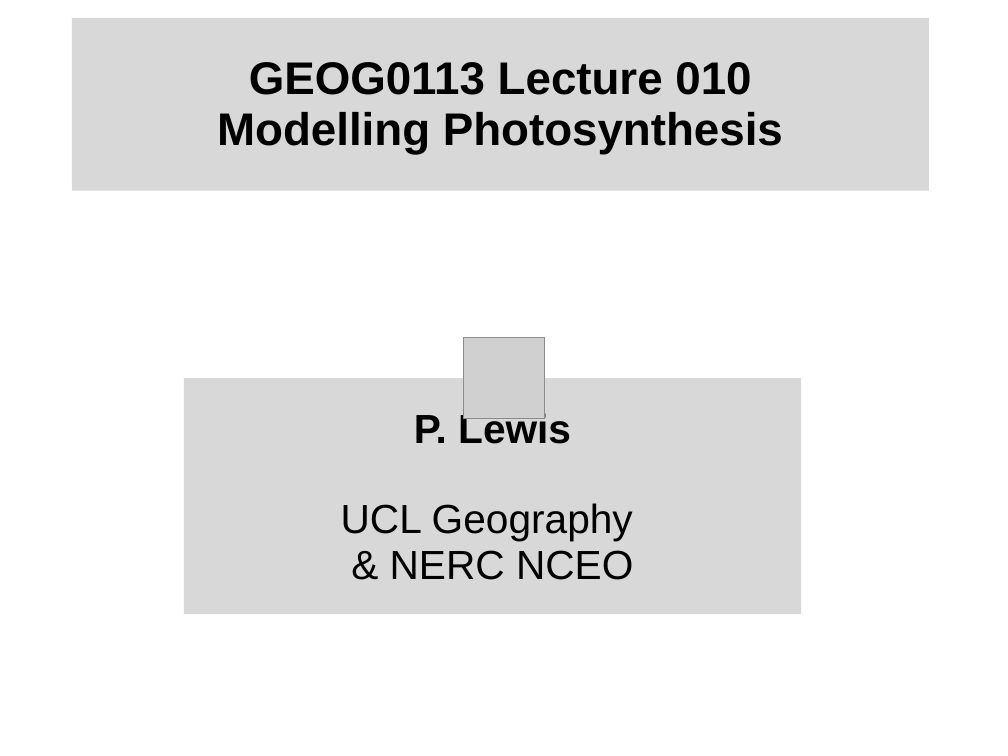
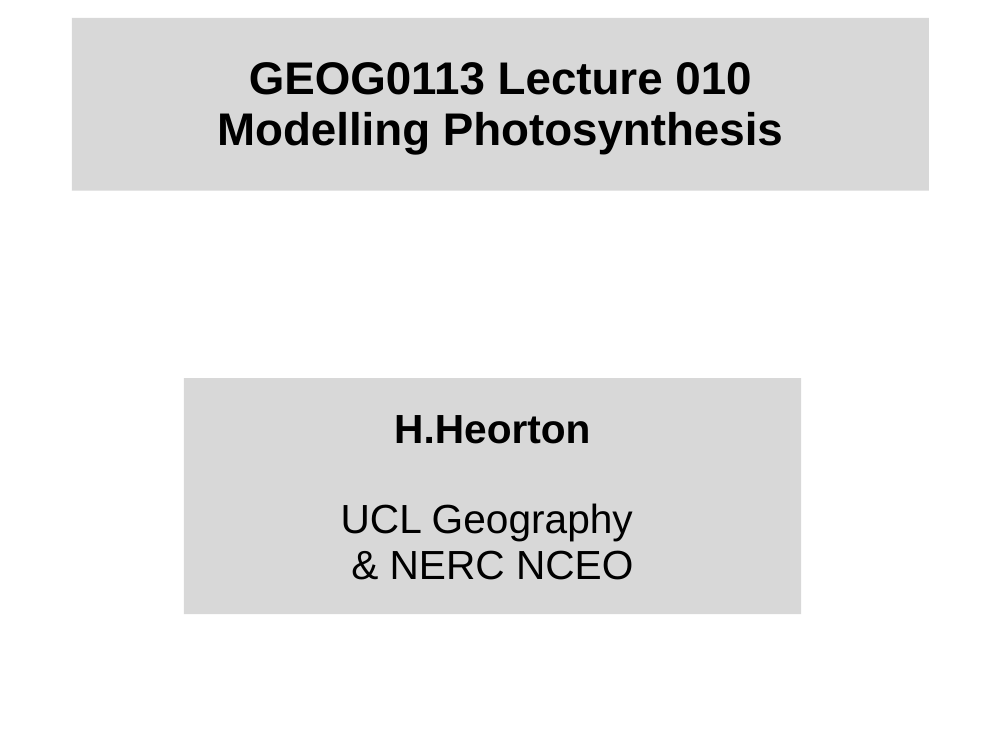
Before and after one commit to UCL-EO/geog0133, a slide deck: slide 1 of docs/ppt/GEOG0113-010.pptx. Drawn at 1008x756 pixels with LibreOffice and Linux fonts; fonts in the diff are those of the drawing; grey boxes stand for pictures; background and template pictures are left out. Boxes give left, top, right and bottom in pixels: in the first picture for what was removed or moved away, otherwise in the second. Text is boxed around its words. In the diff, an @@ line names an element or a change of style, - is before the commit and + after.

```diff
--- a/docs/ppt/GEOG0113-010.pptx
+++ b/docs/ppt/GEOG0113-010.pptx
@@ picture removed at (464, 338, 545, 419) @@
@@ subtitle at (394, 415, 590, 444): text changed @@
-P. Lewis
+H.Heorton
```
Also in this commit, not shown: 8 other slides changed, 2 slides added, 2 slides removed, 5 other files.
